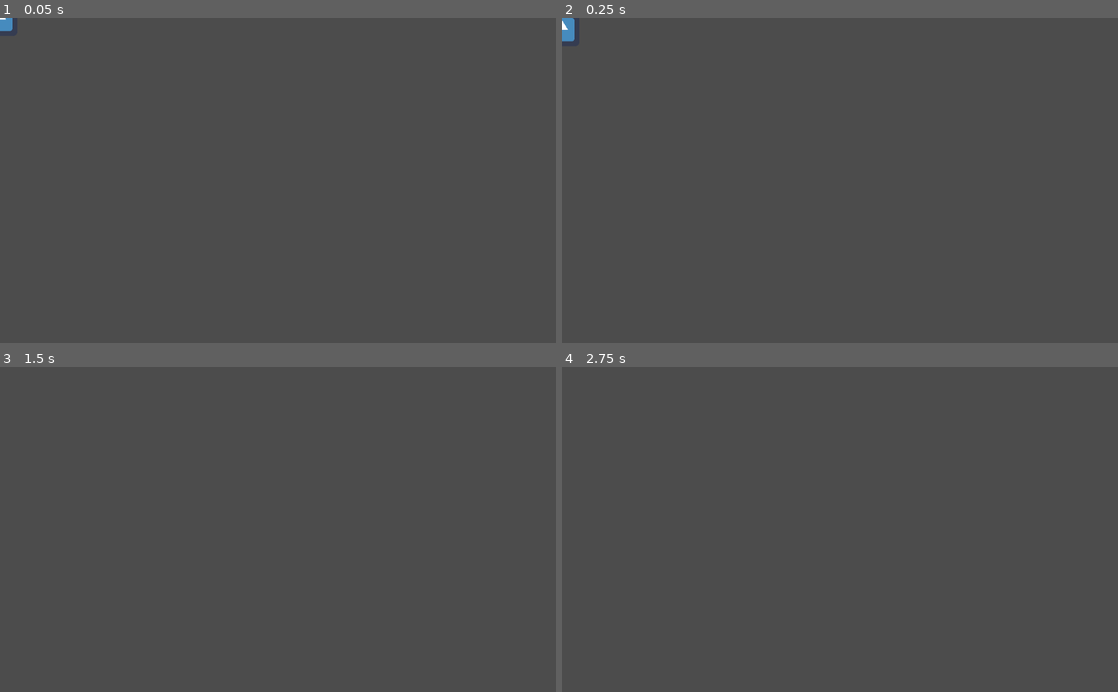
Above: before the commit, frames 1-4 (two rows, left to right).
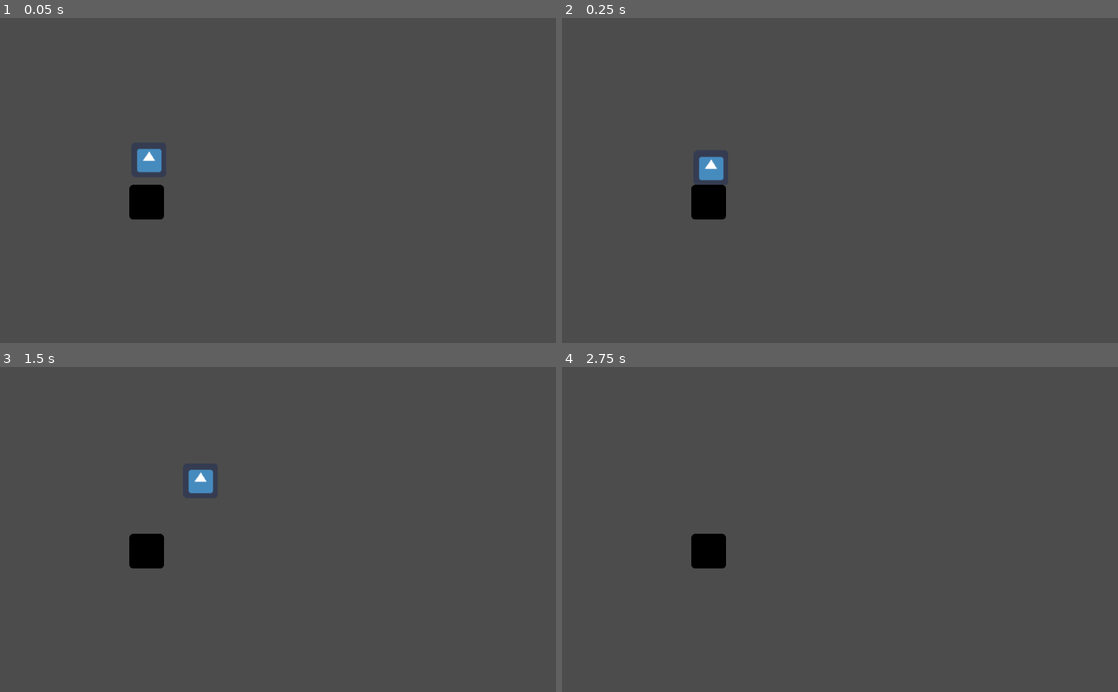
Above: after the commit, the same moments.

Repository: Fluffytank3000/ZD-GameDev
Game: Godot game, scene res://World.tscn
The game is run twice, just before and just after one commit, with the same random seed, the same clock (stepped at 60 frames per second) and the same inputs. The engine's default icon, where the game draws it, is replaced by a stand-in: a white triangle on a blue panel in a dark square.
Inputs:
- Up to frame 1 (0.05 s): no input
- Up to frame 2 (0.25 s): no input
- Up to frame 3 (1.5 s): hold W (Jump) 0.53-1.28 s; hold D (Move forward) from 0.53 s (still down); tap W (Jump) at 1.35 s
- Up to frame 4 (2.75 s): tap W (Jump) at 1.52, 1.82 s; release D (Move forward) at 2.03 s; hold A (Move backward) from 2.03 s (still down); hold W (Jump) from 2.03 s (still down)

The runs differ from the first frame. In frame 1, 1.1% of the frame differs, in the area x 0-30%, y 0-62%; in frame 2, 1.1%; in frame 3, 1.0%; in frame 4, 0.7%.

Commit message:
Player changes
Slight change to how high the player jumps

Diff:
--- a/ZD GameDev/Player.gd
+++ b/ZD GameDev/Player.gd
@@ -18,6 +18,6 @@
 
 	if is_on_floor():
 		if Input.is_action_pressed("Jump"):
-			motion.y = -100
+			motion.y = -350
 	motion = move_and_slide(motion, UP)
 	pass
--- a/ZD GameDev/World.tscn
+++ b/ZD GameDev/World.tscn
@@ -1,8 +1,12 @@
-[gd_scene load_steps=2 format=2]
+[gd_scene load_steps=3 format=2]
 
 [ext_resource path="res://Player.tscn" type="PackedScene" id=1]
+[ext_resource path="res://Platform.tscn" type="PackedScene" id=2]
 
 [node name="World" type="Node"]
 
 [node name="Player" parent="." instance=ExtResource( 1 )]
-position = Vector2( 0, 0 )
+position = Vector2( 274.401, 260.628 )
+
+[node name="Platform" parent="." instance=ExtResource( 2 )]
+position = Vector2( 270.163, 340.088 )
